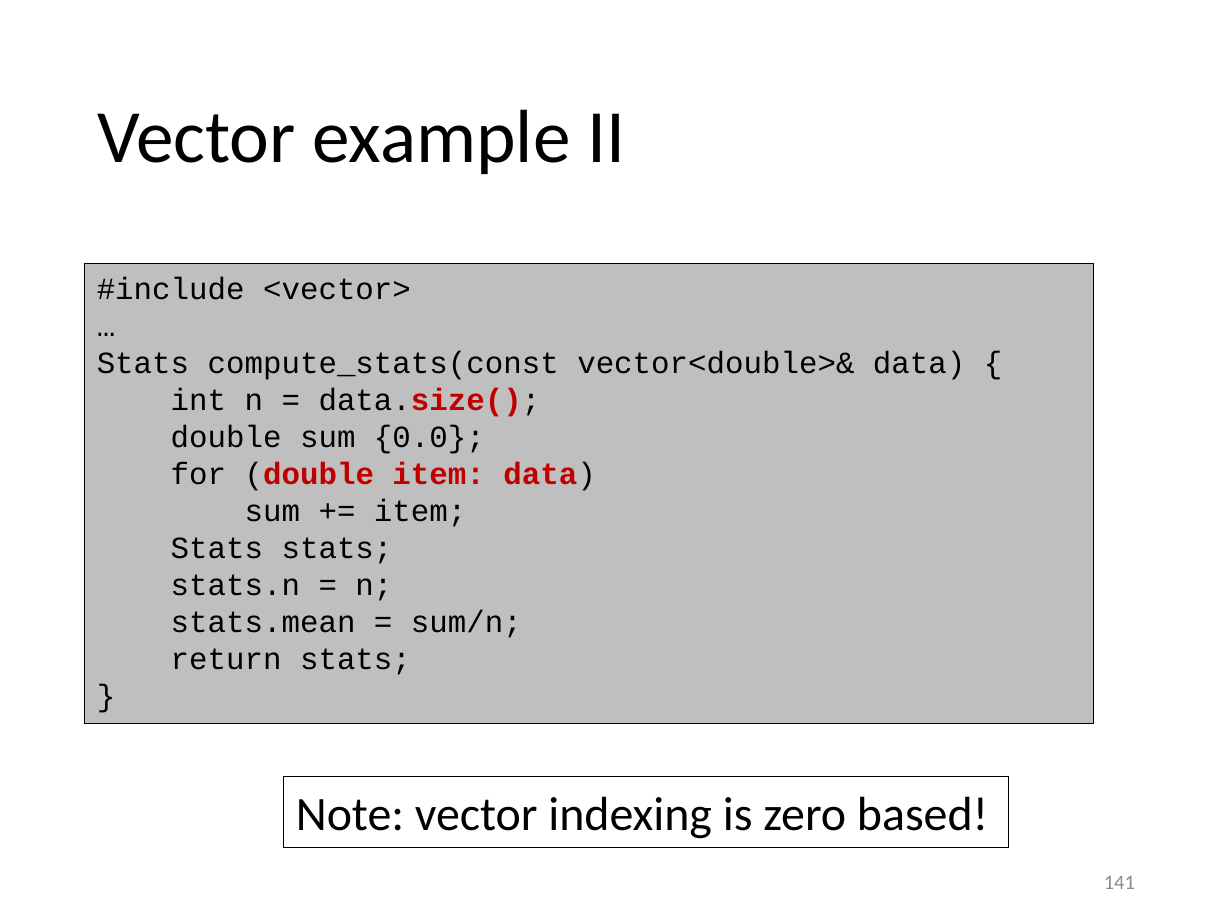
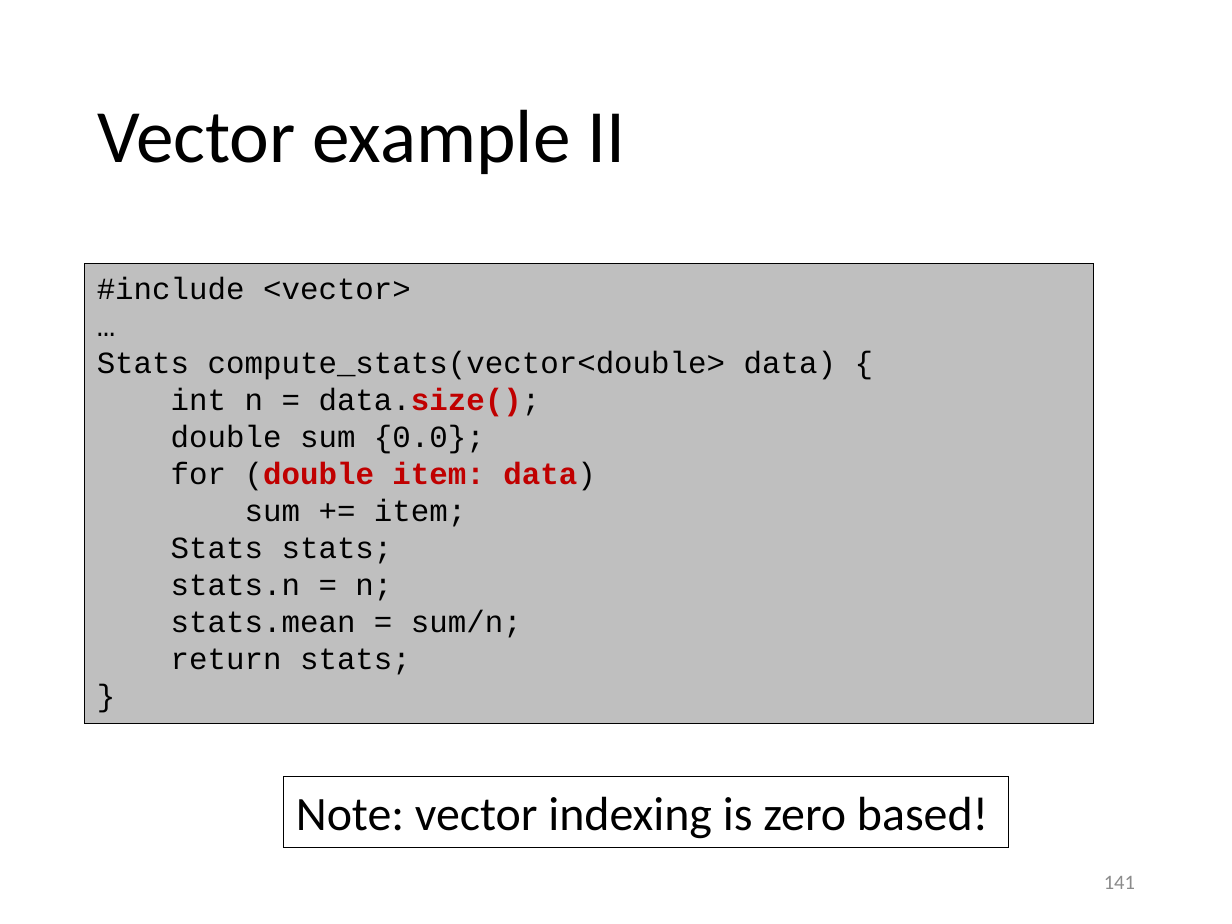
Before and after one commit to gjbex/Scientific-C-plus-plus, a slide deck: slide 141 of scientific_cpp.pptx. Drawn at 1232x924 pixels with LibreOffice and Linux fonts; fonts in the diff are those of the drawing. Boxes give left, top, right and bottom in pixels: in the first picture for what was removed or moved away, otherwise in the second. Text is boxed around its words. In the diff, an @@ line names an element or a change of style, - is before the commit and + after.

Commit message:
Clean up mess created by typo in branch name

```diff
--- a/scientific_cpp.pptx
+++ b/scientific_cpp.pptx
@@ text in rectangle at [97,351,836,380]: text changed @@
-Stats compute_stats(const vector<double>& data) {
+Stats compute_stats(vector<double> data) {
```
Also in this commit, not shown: 15 other slides changed.
